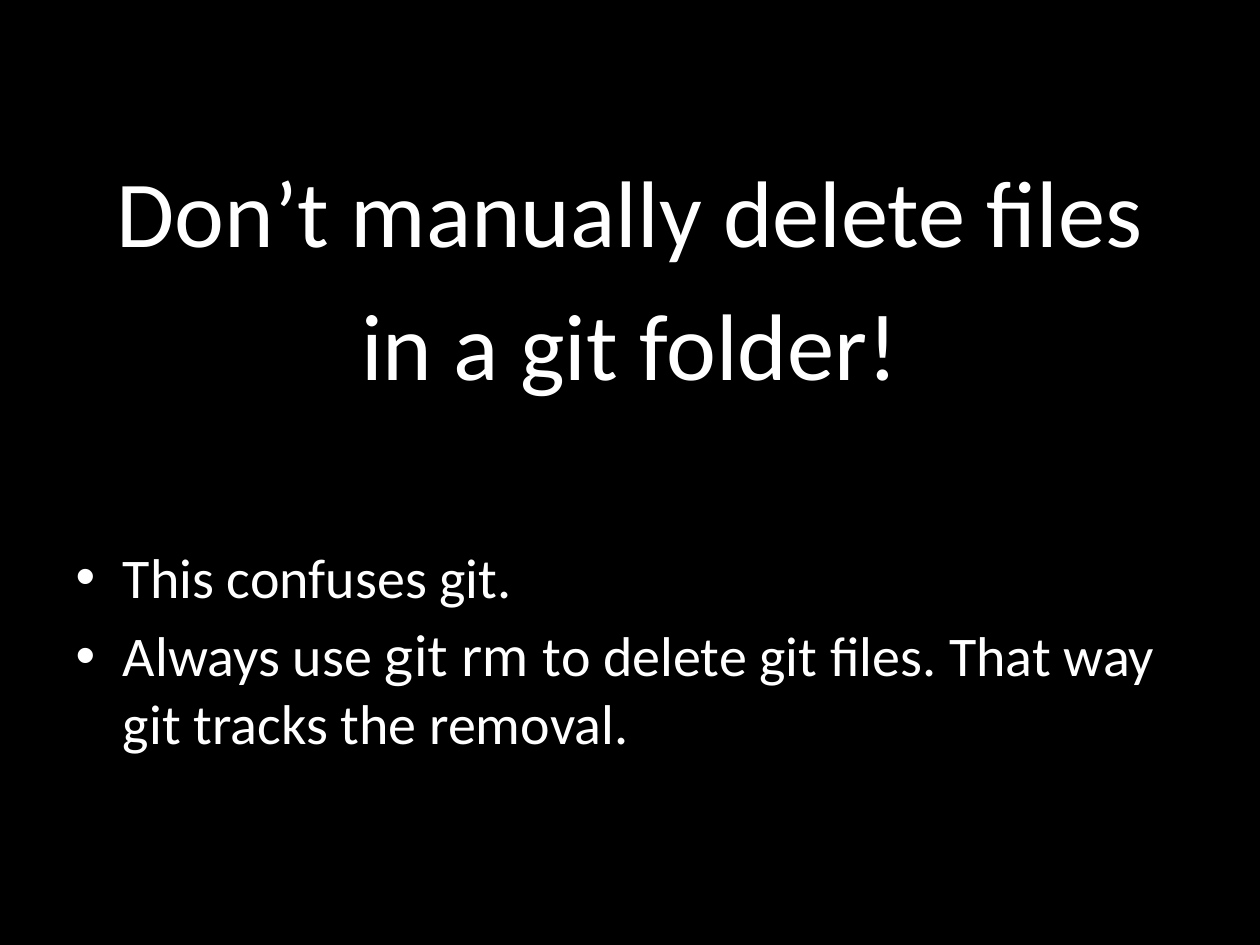
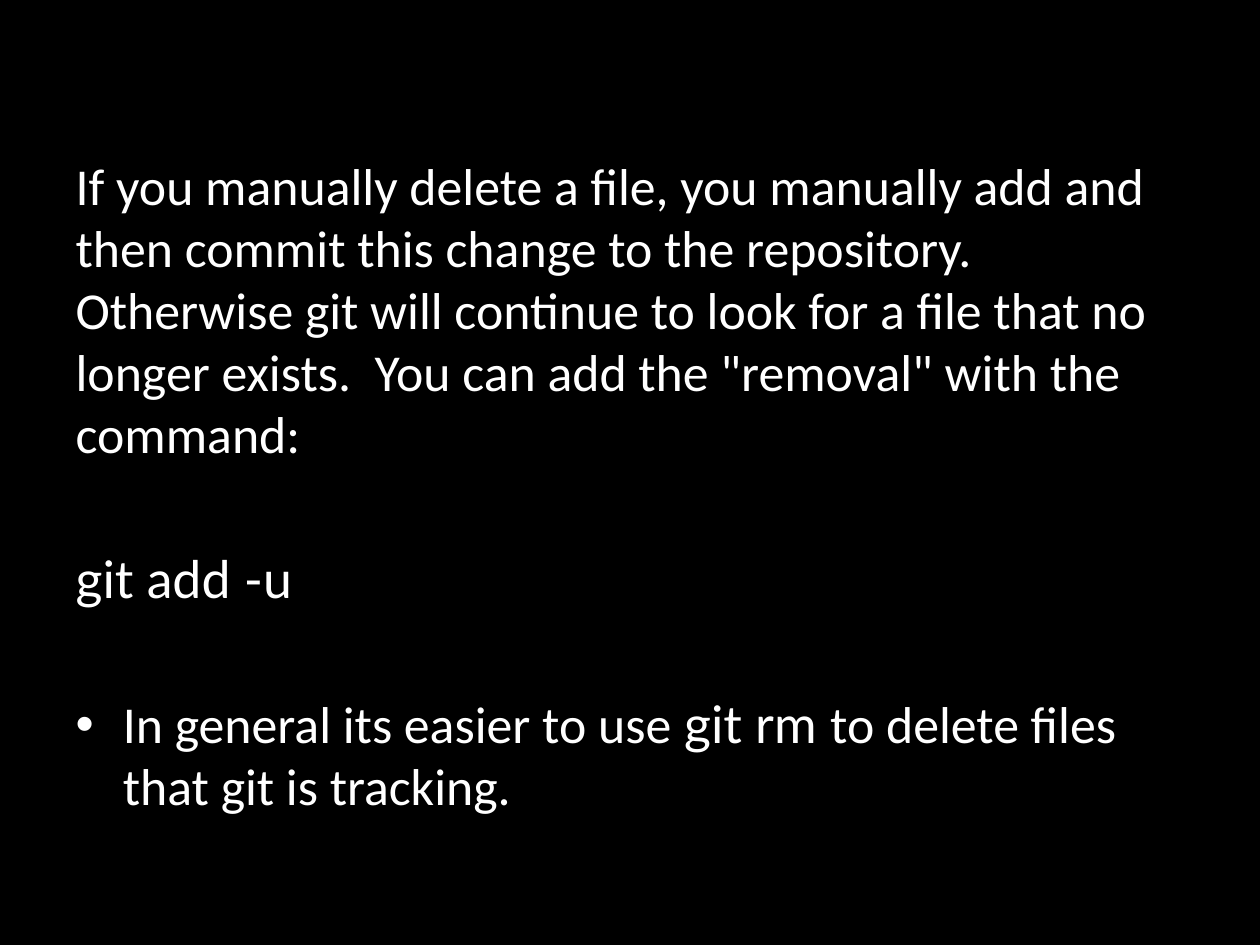
Before and after one commit to hadley/stat405-resources, a slide deck: slide 42 of git-lecture/Stat-405-git-lecture.pptx (slide 41 before the commit). Drawn at 1260x945 pixels with LibreOffice and Linux fonts; fonts in the diff are those of the drawing. Boxes give left, top, right and bottom in pixels: in the first picture for what was removed or moved away, otherwise in the second. Text is boxed around its words. In the diff, an @@ line names an element or a change of style, - is before the commit and + after.

```diff
--- a/git-lecture/Stat-405-git-lecture.pptx
+++ b/git-lecture/Stat-405-git-lecture.pptx
@@ text at bbox=[76, 169, 1146, 753]: text changed; size 32 to 29.6 pt @@
-Don’t manually delete files
-in a git folder!
-• This confuses git.
-• Always use git rm to delete git files. That way git tracks the removal.
+If you manually delete a file, you manually add and then commit this change to the repository. Otherwise git will continue to look for a file that no longer exists. You can add the "removal" with the command:
+git add -u
+• In general its easier to use git rm to delete files that git is tracking.
```
Also in this commit, not shown: 13 other slides changed, 5 slides added, 1 slide removed, 1 other file.
